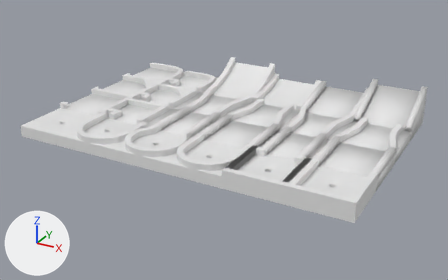
A saved change to the Blender file static/minigolf-kit.blend.
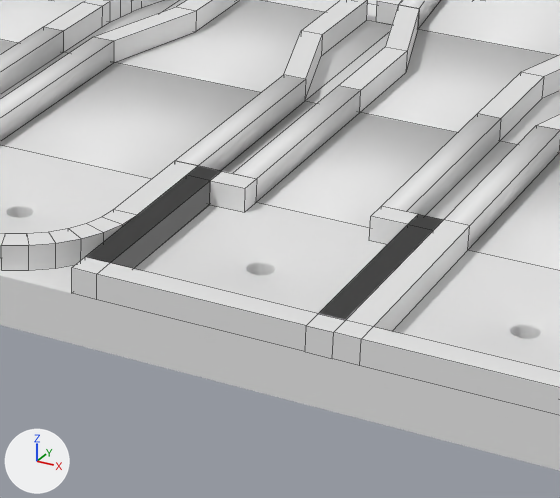
Each version is shown whole from a camera (50 mm lens) standing at (34.1, -75.5, 43.1) and looking at (-14.5, 12.9, -1.1), then close up on the part from 46% to 76% of the width and 38% to 81% of the height. Every picture has the same lights, and +X, +Y and +Z are marked at lower left. The close-ups show mesh edges as thin lines.

The first close-up shows 'Circle.004', 'Circle.005', 'Circle.007', 'Cube', 'Cube.001', 'Hole_001', 'Hole_001.001', 'Hole_001.002', 'Hole_001.005', 'Hole_001.006', 'Hole_001.008', 'Hole_001.009'.
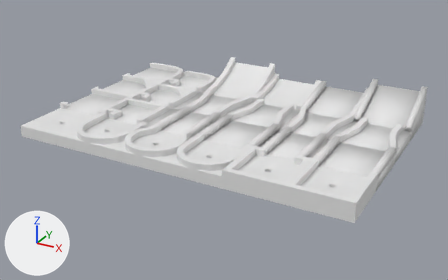
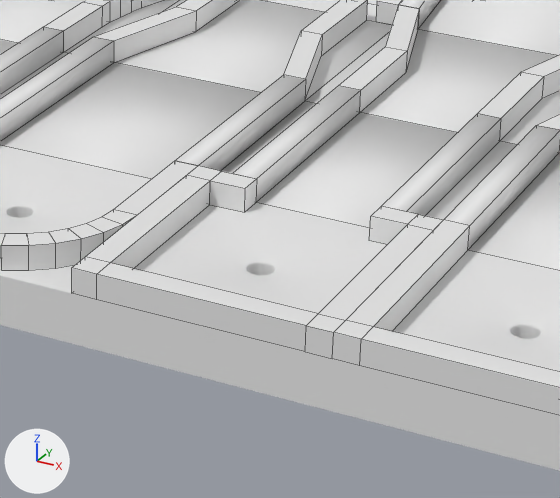
Where the newer file only moved an object's origin or applied its transform, the numbers keep the older frame.

What differs and where, as boxes [x1, y1, x2, y2] in the close-ups (560 x 498 px):
part 1 of me_cube_002, deleted
    before: [306, 225, 433, 332]
part 2 of me_cube_002, deleted
    before: [72, 175, 210, 274]
'Wall_010', unchanged, uncovered by the edit
    after: [233, 86, 501, 216]
'Circle.005', unchanged, covered by the edit
    before: [233, 86, 501, 216]
'Circle.003', unchanged, covered by the edit
    before: [0, 27, 64, 94]
'Wall_008', unchanged, uncovered by the edit
    after: [0, 27, 64, 94]

The change in detail:
me_cube_002 is used by ob_cube_001; location (0.0, 0.0, 2.0).
me_cube_002 had 56 vertices, 48 faces and spanned x -5.0..5.0, y -5.0..5.0, z 0.0..1.0.
me_cube_002 now has 48 vertices, 40 faces and spans x -5.0..5.0, y -5.0..5.0, z 0.0..1.0.
me_cube_002 part 1: 4 vertices removed from x 4.0..5.0, y -4.0, z 0.0..1.0.
me_cube_002 part 2: 4 vertices removed from x -5.0..-4.0, y -4.0, z 0.0..1.0.
